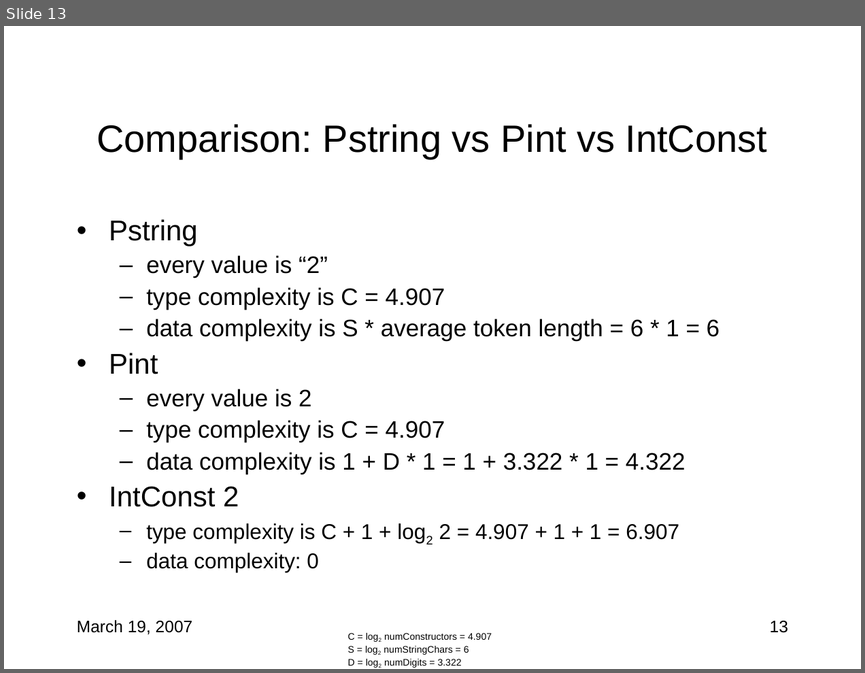
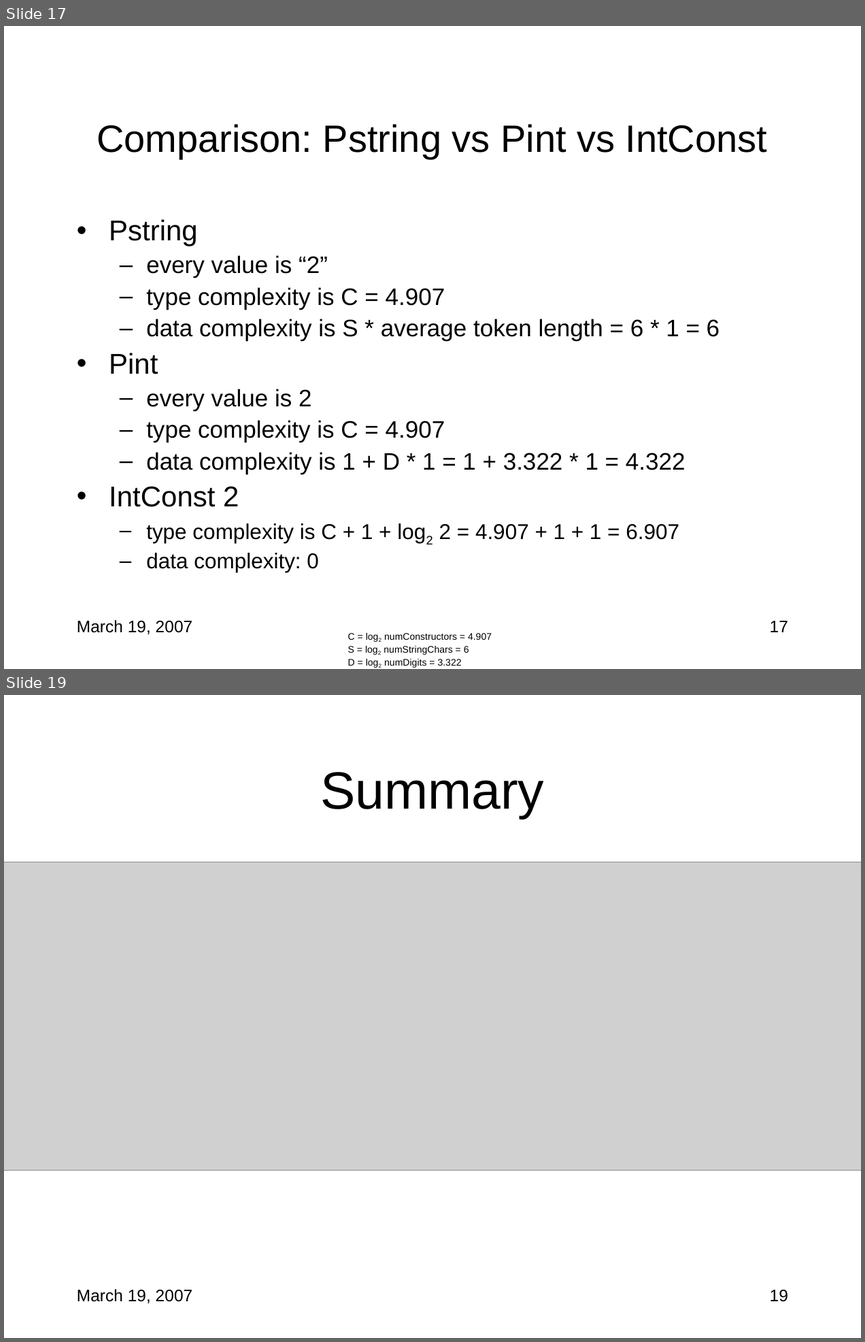
Before and after one commit to cornell-pl/forest, a slide deck: pads/documents/scoring/Comparisons.ppt. Shown one above the other, each under a label of ours: slide 13 before the commit, slides 17 and 19 after it; the slides between them are not shown. The pictures are 865x673 and 865x1342 pixels, drawn with LibreOffice and Linux fonts; fonts in the diff are those of the drawing; grey boxes stand for pictures. Boxes give left, top, right and bottom in pixels: in the first picture for what was removed or moved away, otherwise in the second. Text is boxed around its words. In the diff, an @@ line names an element or a change of style, - is before the commit and + after.

```diff
--- a/pads/documents/scoring/Comparisons.ppt
+++ b/pads/documents/scoring/Comparisons.ppt
@@ slide 19 added at (x1=4, y1=695, x2=861, y2=1338), background #FFFFFF @@
@@ title added at (x1=320, y1=772, x2=544, y2=819), 44 pt, text #000000 @@
+Summary
@@ picture added at (x1=4, y1=862, x2=861, y2=1170) @@
@@ text added at (x1=77, y1=1289, x2=193, y2=1303), 14 pt, text #000000 @@
+March 19, 2007
@@ page number added at (x1=770, y1=1289, x2=788, y2=1302), 14 pt, text #000000 @@
+19
@@ what was slide 13 is now slide 17 @@
@@ page number at (x1=770, y1=620, x2=788, y2=632): text changed @@
-13
+17
```
Also in this commit, not shown: 10 slides changed, 1 other file.
